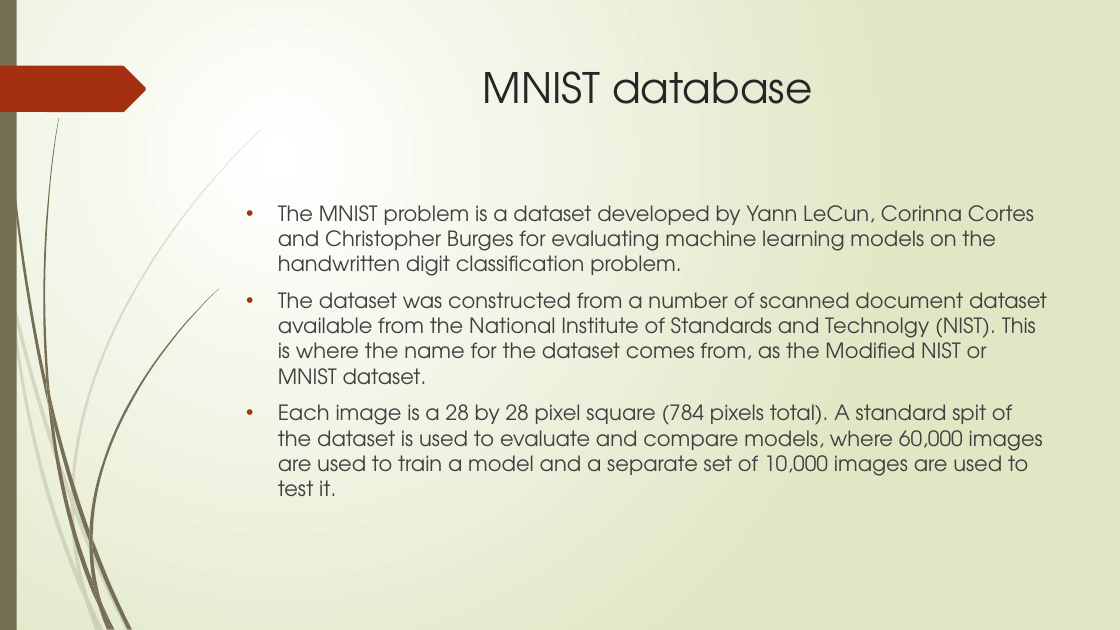
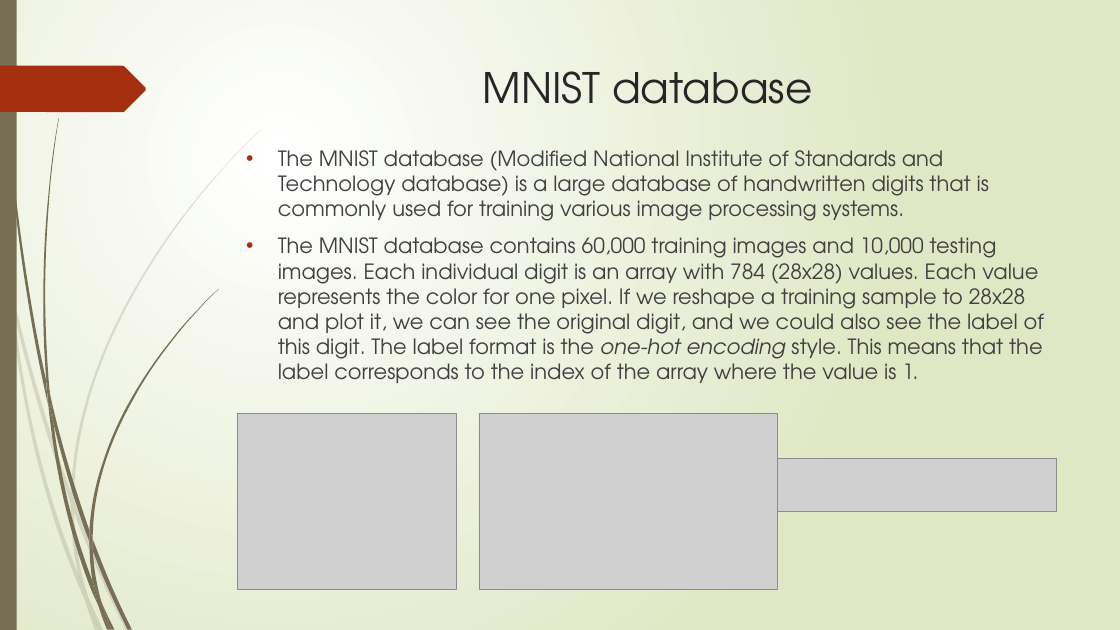
Before and after one commit to lx2054807/handwriting-number-recognition-, a slide deck: slide 4 of Handwriting Number Recognition 1.0.pptx. Drawn at 1120x630 pixels with LibreOffice and Linux fonts; fonts in the diff are those of the drawing; grey boxes stand for pictures. Boxes give left, top, right and bottom in pixels: in the first picture for what was removed or moved away, otherwise in the second. Text is boxed around its words. In the diff, an @@ line names an element or a change of style, - is before the commit and + after.

```diff
--- a/Handwriting Number Recognition 1.0.pptx
+++ b/Handwriting Number Recognition 1.0.pptx
@@ text at [278,150,1044,383]: text changed @@
-• The MNIST problem is a dataset developed by Yann LeCun, Corinna Cortes and Christopher Burges for evaluating machine learning models on the handwritten digit classification problem.
-• The dataset was constructed from a number of scanned document dataset available from the National Institute of Standards and Technolgy (NIST). This is where the name for the dataset comes from, as the Modified NIST or MNIST dataset.
-• Each image is a 28 by 28 pixel square (784 pixels total). A standard spit of the dataset is used to evaluate and compare models, where 60,000 images are used to train a model and a separate set of 10,000 images are used to test it.
+• The MNIST database (Modified National Institute of Standards and Technology database) is a large database of handwritten digits that is commonly used for training various image processing systems.
+• The MNIST database contains 60,000 training images and 10,000 testing images. Each individual digit is an array with 784 (28x28) values. Each value represents the color for one pixel. If we reshape a training sample to 28x28 and plot it, we can see the original digit, and we could also see the label of this digit. The label format is the one-hot encoding style. This means that the label corresponds to the index of the array where the value is 1.
@@ picture added at [238,413,456,589] @@
@@ picture added at [479,413,777,589] @@
@@ picture added at [777,459,1057,513] @@
```
Also in this commit, not shown: 1 other slide changed, 1 slide added, 1 slide removed, 2 other files.
